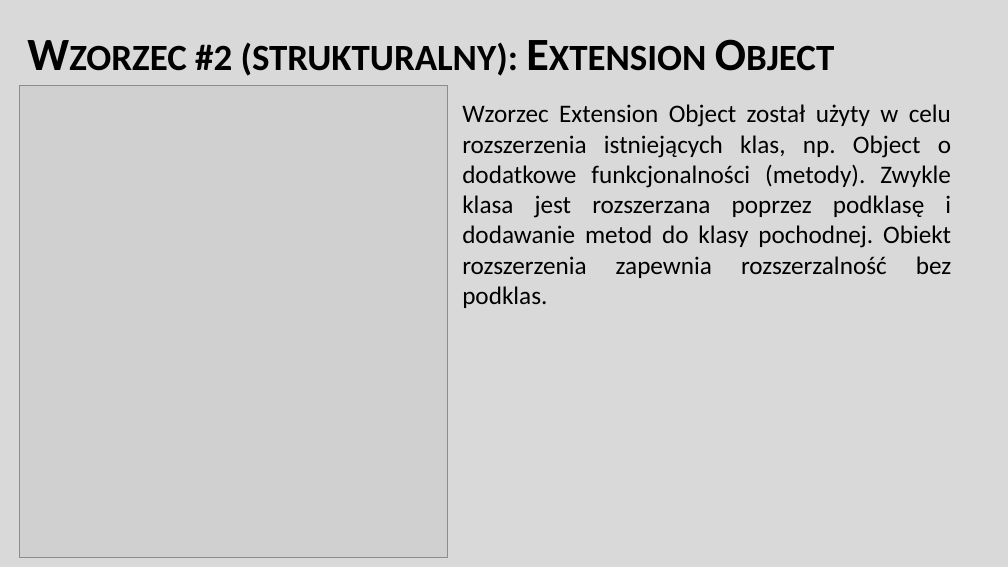
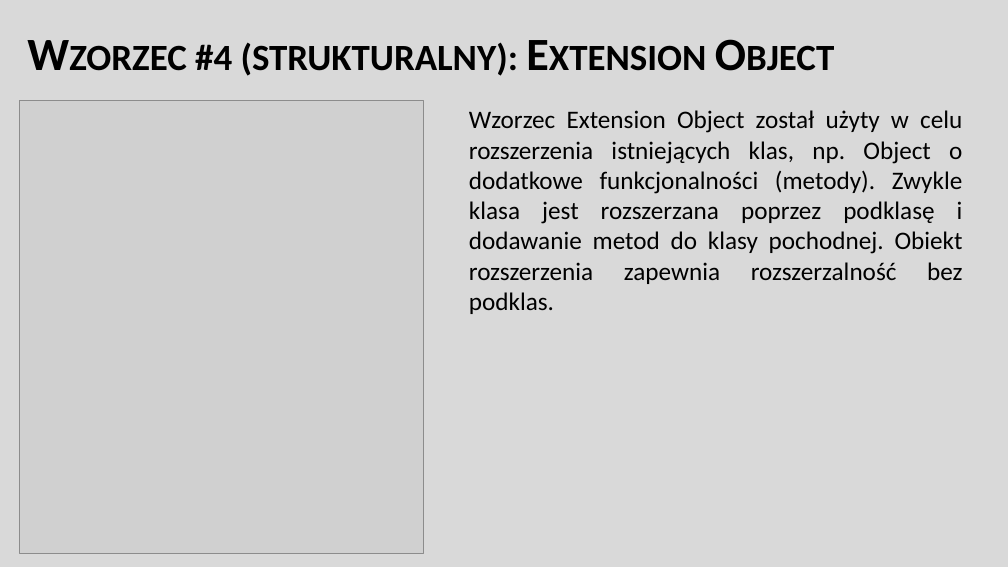
Before and after one commit to adambajguz/MusicPlayer, a slide deck: slide 10 of Documentation - PL/ZTP Dokumentation.pptx (slide 7 before the commit). Drawn at 1008x567 pixels with LibreOffice and Linux fonts; fonts in the diff are those of the drawing; grey boxes stand for pictures. Boxes give left, top, right and bottom in pixels: in the first picture for what was removed or moved away, otherwise in the second. Text is boxed around its words. In the diff, an @@ line names an element or a change of style, - is before the commit and + after.

```diff
--- a/Documentation - PL/ZTP Dokumentation.pptx
+++ b/Documentation - PL/ZTP Dokumentation.pptx
@@ title at (x1=195, y1=42, x2=518, y2=76): text changed @@
-Wzorzec #2 (strukturalny): Extension Object
+Wzorzec #4 (strukturalny): Extension Object
@@ picture resized from (x1=20, y1=85, x2=448, y2=558) to (x1=20, y1=100, x2=423, y2=554) @@
@@ text "Wzorzec Extension Object został użyty ..." rewrapped from (x1=462, y1=104, x2=951, y2=308) to (x1=469, y1=110, x2=963, y2=314) @@
```
Also in this commit, not shown: 19 other slides changed, 11 other files.
